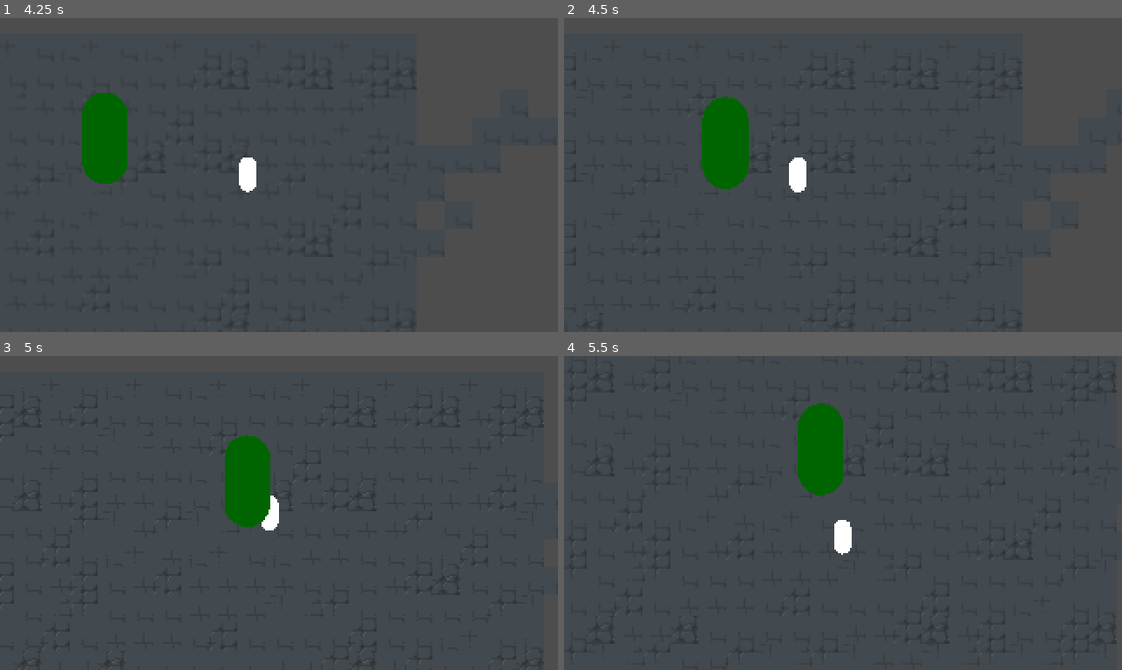
Above: before the commit, frames 1-4 (two rows, left to right).
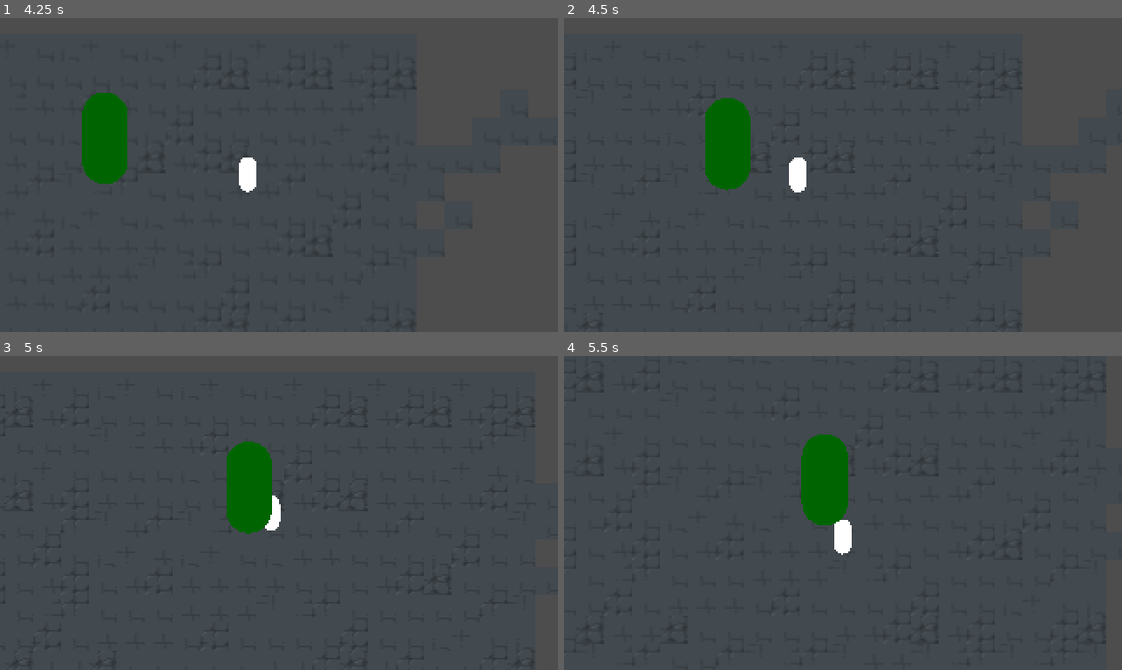
Above: after the commit, the same moments.

Repository: Spookyinator/TroglodyteCSGame
Game: Godot game, scene res://World/level.tscn
Two runs of this game, one before a commit and one after it. Both use one fixed random seed, a clock stepped at 60 frames per second and the inputs below. The project has no main scene, so this scene is started directly.
Inputs:
- Up to frame 1 (4.25 s): hold D (Right) 0.53-1.28 s; tap Shift (slide) every 0.75 s from 0.6 to 3.6 s; hold S (Down) 1.28-2.03 s; hold D (Right) 2.03-2.78 s; hold W (Up) 2.78-3.53 s; hold A (Left) from 3.53 s (still down)
- Up to frame 2 (4.5 s): keep holding A (Left); tap Shift (slide) at 4.35 s
- Up to frame 3 (5 s): keep holding A (Left)
- Up to frame 4 (5.5 s): release A (Left) at 5.03 s; hold S (Down) from 5.03 s (still down); tap Shift (slide) at 5.1 s

Frame 1 is identical in both runs. In frame 2, 0.3% of the frame differs, in the area x 24-34%, y 25-55%; in frame 3, 0.6%; in frame 4, 1.9%, in the area x 6-100%, y 2-92%.

Commit message:
state machine for enemy

Diff:
--- a/CSPGame/Enemies/enemyTest.gd
+++ b/CSPGame/Enemies/enemyTest.gd
@@ -2,11 +2,16 @@
 
 
 const SPEED = 40.0
-const ATKRANGE = 50.0
+const ATKRANGE = 20.0
+
+enum state {follow, attack}
+
 var player = null
 var canMove = true
+
 func _ready():
 	player = get_node("/root/Level/Player")
+
 func target(targetPos):
 	#velocity = Vector2.ZERO
 	velocity = position.direction_to(player.position) * SPEED
@@ -14,14 +19,18 @@
 	#print("Velocity: "+str(movement_vector))
 	#print("dist from player:"+str(distance))
 	move_and_slide()
+
 func stop():
 	velocity = Vector2.ZERO
 	move_and_slide()
 
 func _physics_process(_delta):
+	var _state = state.follow
 	var distance = position.distance_to(player.global_position)
 	if distance<ATKRANGE:
 		stop()
+		_state = state.attack
 	else:
 		distance = position.distance_to(player.global_position)
 		target(player.global_position)
+		_state = state.follow
